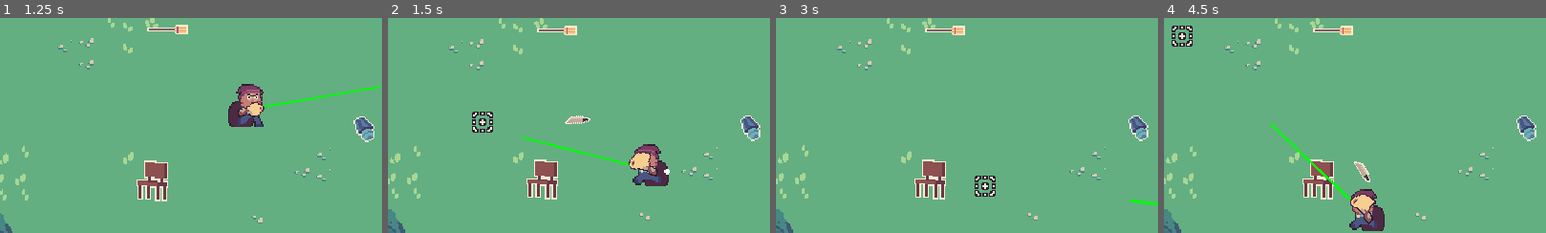
Above: before the commit, frames 1-4 (left to right).
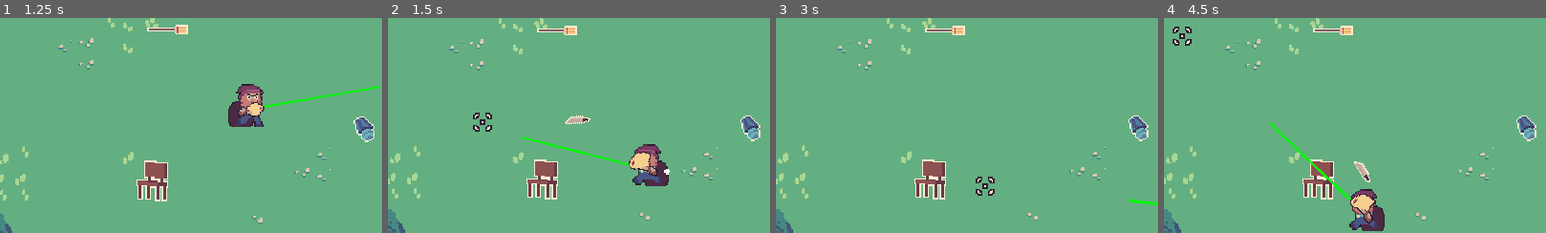
Above: after the commit, the same moments.

Repository: OceanBoy612/BrackeysJam2021
Game: Godot game, scene res://Code/World.tscn
Two runs of this game, one before a commit and one after it. Both use one fixed random seed, a clock stepped at 60 frames per second and the inputs below.
Inputs (mouse positions are % of the whole screen's width and height, from its top left):
- Up to frame 1 (1.25 s): move the mouse to (72, 45) at 0.52 s; press the mouse at (72, 45) at 0.53 s; hold Right (ui_right) from 0.53 s (still down)
- Up to frame 2 (1.5 s): move the mouse to (30, 55) at 1.27 s; release Right (ui_right) at 1.28 s; release the mouse at (30, 55) at 1.28 s; hold Down (ui_down) from 1.28 s (still down); click (30, 55) at 1.35 s
- Up to frame 3 (3 s): move the mouse to (60, 28) at 2.02 s; release Down (ui_down) at 2.03 s; press the mouse at (60, 28) at 2.03 s; hold Right (ui_right) 2.03-2.78 s; move the mouse to (45, 70) at 2.77 s; release the mouse at (45, 70) at 2.78 s; hold Up (ui_up) from 2.78 s (still down); click (45, 70) at 2.85 s
- Up to frame 4 (4.5 s): move the mouse to (80, 65) at 3.52 s; release Up (ui_up) at 3.53 s; press the mouse at (80, 65) at 3.53 s; hold Left (ui_left) from 3.53 s (still down); move the mouse to (20, 35) at 4.27 s; release the mouse at (20, 35) at 4.28 s; click (20, 35) at 4.35 s
The pictures show only the part of the screen within x 18-68%, y 31-81%; the shares and areas given below are measured in that part.

Frame 1 is identical in both runs. In frame 2, 0.4% of the frame differs, in the area x 22-28%, y 43-54%; in frame 3, 0.4%; in frame 4, 0.4%.

Commit message:
Updated cursor

Diff:
--- a/src/Art/Spriteframes/Cursor_spriteframes.tres
+++ b/src/Art/Spriteframes/Cursor_spriteframes.tres
@@ -12,19 +12,23 @@
 
 [sub_resource type="AtlasTexture" id=3]
 atlas = ExtResource( 1 )
-region = Rect2( 96, 0, 32, 32 )
+region = Rect2( 64, 0, 32, 32 )
 
 [sub_resource type="AtlasTexture" id=4]
 atlas = ExtResource( 1 )
-region = Rect2( 128, 0, 32, 32 )
+region = Rect2( 96, 0, 32, 32 )
 
 [sub_resource type="AtlasTexture" id=5]
 atlas = ExtResource( 1 )
-region = Rect2( 160, 0, 32, 32 )
+region = Rect2( 128, 0, 32, 32 )
 
 [sub_resource type="AtlasTexture" id=6]
 atlas = ExtResource( 1 )
-region = Rect2( 64, 0, 32, 32 )
+region = Rect2( 160, 0, 32, 32 )
+
+[sub_resource type="AtlasTexture" id=7]
+atlas = ExtResource( 1 )
+region = Rect2( 0, 0, 32, 32 )
 
 [resource]
 animations = [ {
@@ -38,13 +42,13 @@
 "name": "Wind up",
 "speed": 5.0
 }, {
-"frames": [ SubResource( 3 ), SubResource( 4 ), SubResource( 5 ) ],
-"loop": true,
-"name": "Fire",
-"speed": 20.0
-}, {
-"frames": [ SubResource( 6 ) ],
+"frames": [ SubResource( 3 ) ],
 "loop": true,
 "name": "Charging",
 "speed": 5.0
+}, {
+"frames": [ SubResource( 4 ), SubResource( 5 ), SubResource( 6 ), SubResource( 7 ) ],
+"loop": false,
+"name": "Fire",
+"speed": 25.0
 } ]
Binary file changed: src/Art/Pngs/Cursor-Sheet.png
Not shown: 1 places in src/Art/Spriteframes/Cursor_spriteframes.tres that only renumber resources
